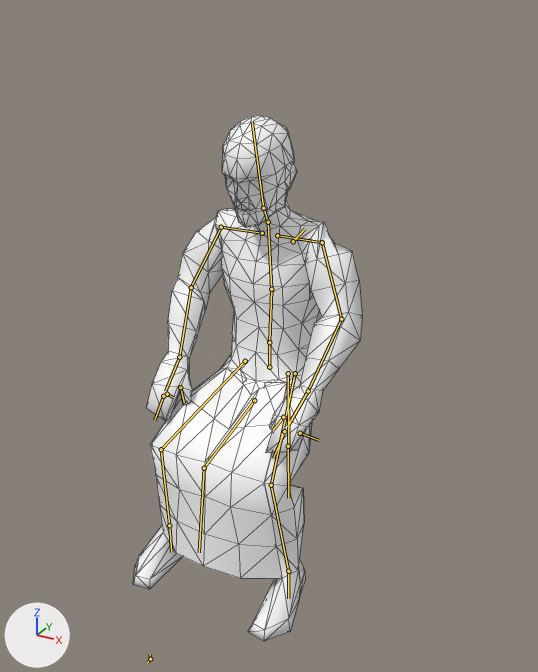
A saved change to the Blender file _assets/blender/ANIM_SitOnChair_SitDown_Offset.blend.
One viewpoint serves both versions: a 50 mm camera at (62.4, -72.1, 100.2) aimed at (0.4, 40.6, 43.8). The axes (+X, +Y, +Z) are drawn at lower left. The lights are the same throughout. Both versions are drawn at frame 16 of the action 'BobAction'; the numbers are the values there. The bones that bend it are drawn over the model as lines. Mesh edges are drawn as thin lines.

Objects in the first picture: 'Body'.
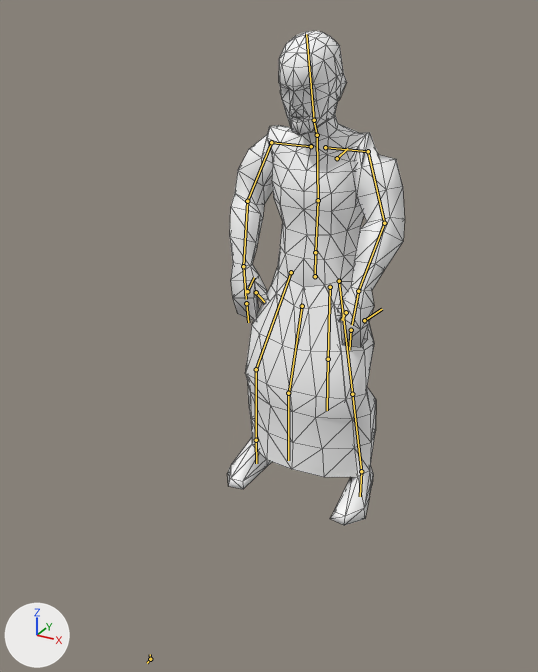
The change in detail:
Bone 'Bip01_Pelvis' (bone_bip01_pelvis) moves from (-40.6, -13.7, 0.0) to (-60.0, -1.1, 0.0).
Bone 'Bip01_L_Thigh' (bone_bip01_l_thigh) turns from (22, -1, -61) to (10, -3, -12) degrees about its own x, y and z.
Bone 'Bip01_L_Calf' (bone_bip01_l_calf) turns from (-10, 13, 62) to (-10, -2, 13) degrees about its own x, y and z.
Bone 'Bip01_L_UpperArm' (bone_bip01_l_upperarm) turns from (57, 29, 87) to (68, 32, 102) degrees about its own x, y and z.
Bone 'Bip01_L_Forearm' (bone_bip01_l_forearm) turns from (-27, 24, 8) to (-22, 16, 9) degrees about its own x, y and z.
Bone 'Bip01_L_Hand' (bone_bip01_l_hand) turns from (-5, -2, 28) to (15, -4, -10) degrees about its own x, y and z.
Bone 'Bip01_R_UpperArm' (bone_bip01_r_upperarm) turns from (-58, -29, 84) to (-70, -31, 88) degrees about its own x, y and z.
Bone 'Bip01_R_Forearm' (bone_bip01_r_forearm) turns from (28, -26, 8) to (23, -23, 9) degrees about its own x, y and z.
Bone 'Bip01_R_Hand' (bone_bip01_r_hand) turns from (4, 7, 29) to (-12, 6, -11) degrees about its own x, y and z.
Bone 'Bip01_R_Thigh' (bone_bip01_r_thigh) turns from (-24, 2, -61) to (-12, 3, -11) degrees about its own x, y and z.
Bone 'Bip01_R_Calf' (bone_bip01_r_calf) turns from (10, -13, 62) to (12, 2, 13) degrees about its own x, y and z.
Bone 'Bip01_DressFront' (bone_bip01_dressfront) turns from (0, 0, 78) to (0, 0, 20) degrees about its own x, y and z.
Bone 'Bip01_DressFront02' (bone_bip01_dressfront02) turns from (0, 0, -66) to (0, 0, -18) degrees about its own x, y and z.

Boxes [x1, y1, x2, y2] around the edits, measured in the pictures (538 x 672 px):
'Body', posed (22% narrower)
    before: [133, 115, 362, 641]
    after: [227, 30, 405, 525]
bone 'Bip01_Pelvis', root to tip
    before: (269, 367) to (269, 342)
    after: (315, 276) to (315, 252)
bone 'Bip01_L_Thigh', root to tip
    before: (295, 373) to (271, 485)
    after: (339, 281) to (352, 394)
bone 'Bip01_L_Calf', root to tip
    before: (271, 485) to (288, 571)
    after: (352, 394) to (361, 471)
bone 'Bip01_L_UpperArm', root to tip
    before: (322, 242) to (341, 319)
    after: (368, 151) to (384, 223)
bone 'Bip01_L_Forearm', root to tip
    before: (341, 319) to (308, 391)
    after: (384, 223) to (358, 291)
bone 'Bip01_L_Hand', root to tip
    before: (308, 391) to (287, 426)
    after: (358, 291) to (352, 325)
bone 'Bip01_R_UpperArm', root to tip
    before: (221, 227) to (191, 287)
    after: (271, 142) to (247, 201)
bone 'Bip01_R_Forearm', root to tip
    before: (191, 287) to (179, 357)
    after: (247, 201) to (243, 266)
bone 'Bip01_R_Hand', root to tip
    before: (179, 357) to (165, 391)
    after: (243, 266) to (246, 299)
bone 'Bip01_R_Thigh', root to tip
    before: (245, 361) to (161, 449)
    after: (291, 272) to (256, 369)
bone 'Bip01_R_Calf', root to tip
    before: (161, 449) to (169, 525)
    after: (256, 369) to (256, 440)
bone 'Bip01_DressFront', root to tip
    before: (254, 400) to (204, 468)
    after: (302, 306) to (289, 393)
bone 'Bip01_DressFront02', root to tip
    before: (204, 468) to (199, 552)
    after: (288, 393) to (288, 460)
